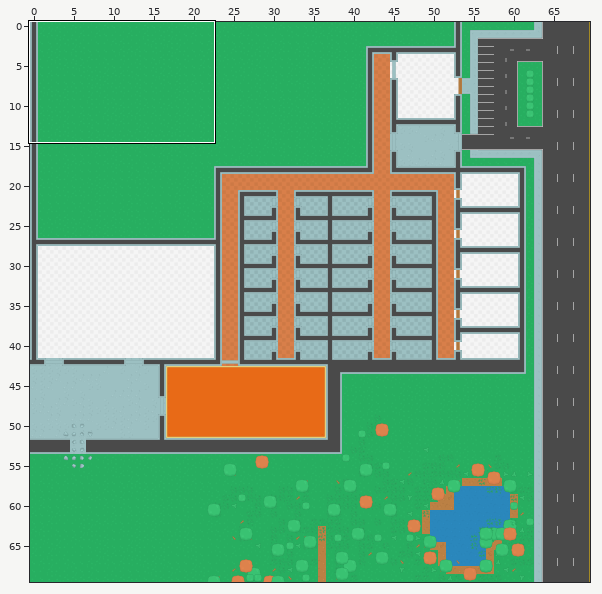
An edit to a level. Tiled map, maps/level2.tmx. The picture above shows the old version from afar; the outline marks the close-up.
Close-up. As it was:
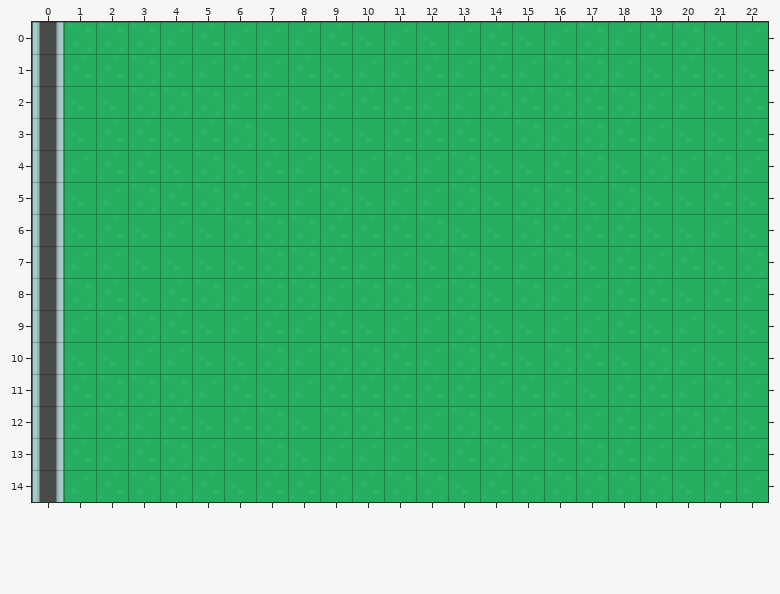
Cells are 64x64 px. Shown: x 0..22, y 0..14. The commit also changed other parts of the map, which this record leaves out.
Now the later version:
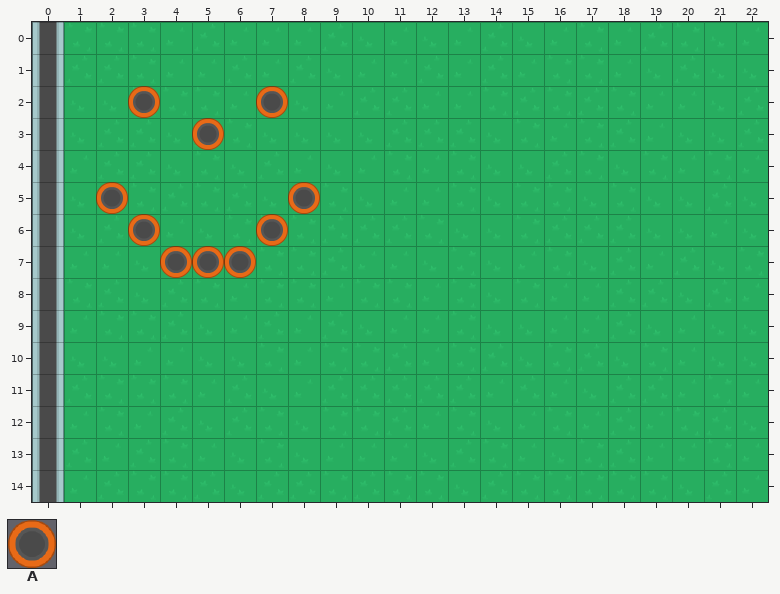
Key: from "Kenney Topdown Pack": A 196.
_ is an empty cell.
From old to new:
Layer "Decorations":
Tile A is added in row 2 at x 3 and 7; in row 3 at x 5; in row 5 at x 2 and 8; in row 6 at x 3 and 7; in row 7 at x 4 to 6.
Pixel boxes of the changes (left, top, right, bottom) in both close-ups:
added: (128, 86, 160, 118)
added: (256, 86, 288, 118)
added: (192, 118, 224, 150)
added: (96, 182, 320, 278)
